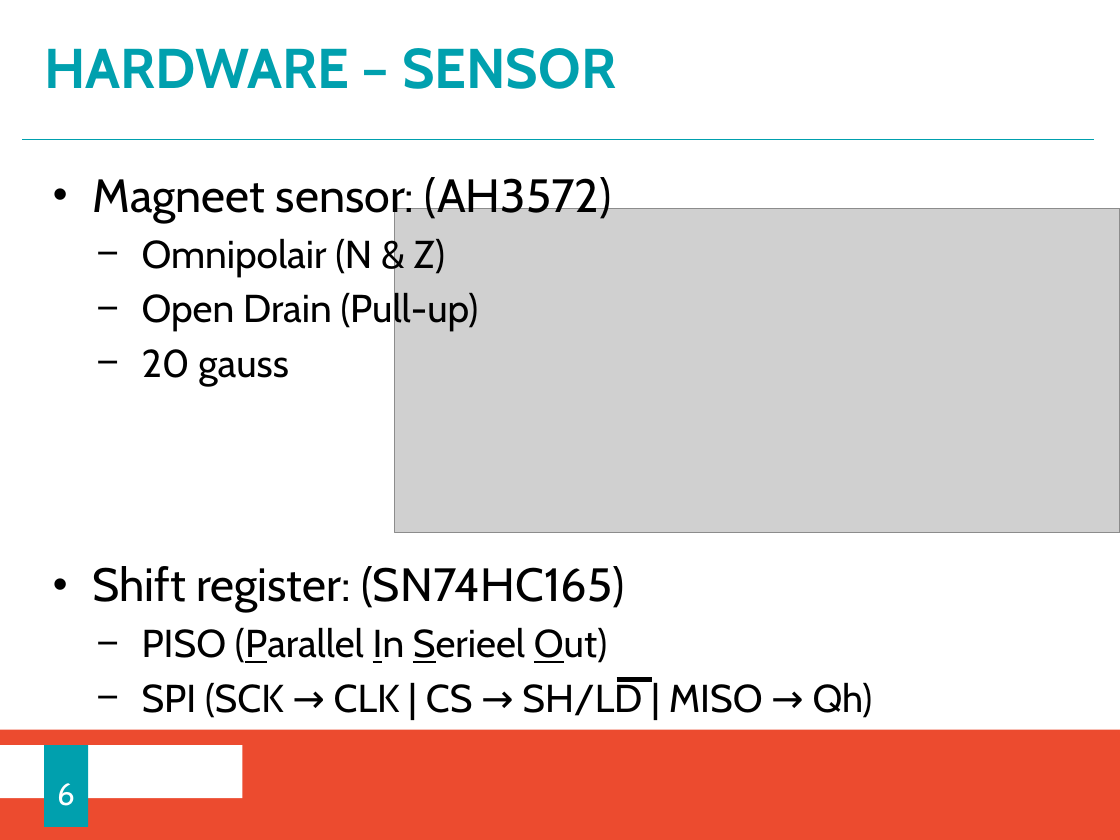
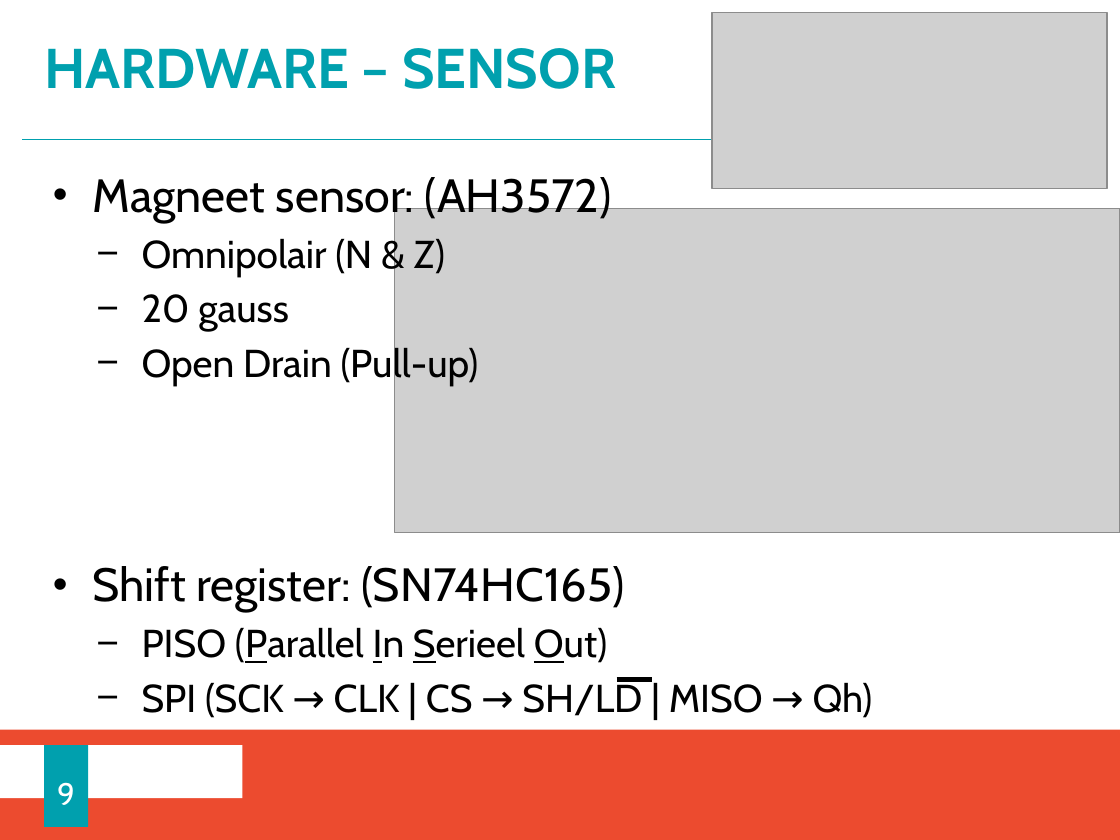
Before and after one commit to HeMatthias/E-Schaakbord, a slide deck: slide 9 of Schaakbord_PPT.pptx (slide 6 before the commit). Drawn at 1120x840 pixels with LibreOffice and Linux fonts; fonts in the diff are those of the drawing; grey boxes stand for pictures; background and template pictures are left out. Boxes give left, top, right and bottom in pixels: in the first picture for what was removed or moved away, otherwise in the second. Text is boxed around its words. In the diff, an @@ line names an element or a change of style, - is before the commit and + after.

```diff
--- a/Schaakbord_PPT.pptx
+++ b/Schaakbord_PPT.pptx
@@ picture added at (712, 12, 1108, 188) @@
@@ text at (142, 294, 289, 331): paragraph added @@
+  − 20 gauss
@@ text at (142, 349, 289, 386): paragraph removed @@
-  − 20 gauss
@@ page number at (57, 782, 75, 805): text changed @@
-6
+9
```
Also in this commit, not shown: 7 other slides changed, 4 slides added, 10 slides removed, 14 other files.
